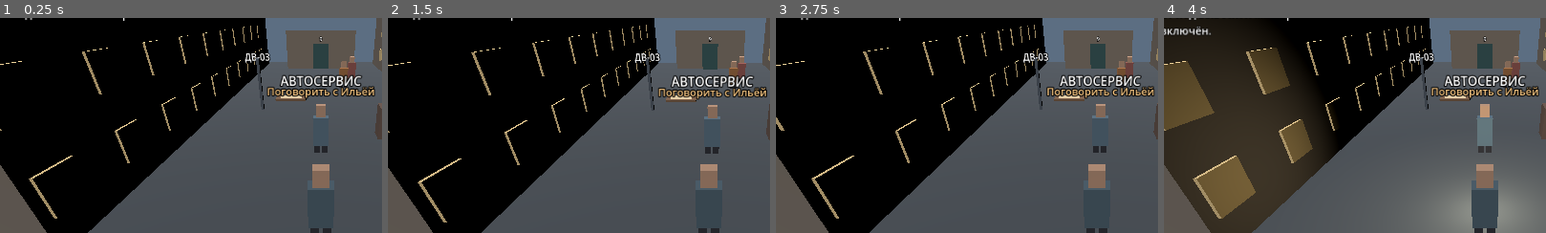
Above: before the commit, frames 1-4 (left to right).
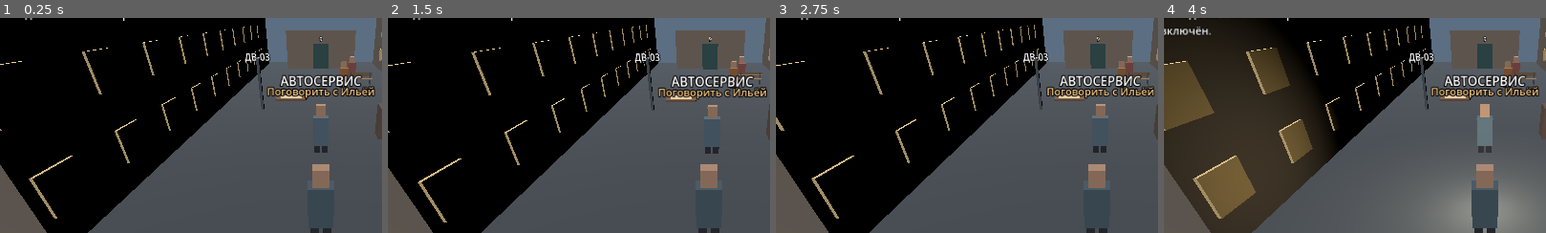
Above: after the commit, the same moments.

Repository: danilaextrem-afk/-
Game: Godot game, scene res://Content/District.tscn
Same seed, same stepped clock (60 frames per second), same inputs: the game is played once before the commit and once after it. This scene is started directly instead of the project's main scene.
Inputs:
- Up to frame 1 (0.25 s): no input
- Up to frame 2 (1.5 s): click "◀" at 0.5 s; click "▲" at 1.25 s
- Up to frame 3 (2.75 s): click "▼" at 2 s
- Up to frame 4 (4 s): click "▶" at 2.75 s; click "Фонарь [F]" at 3.5 s
The pictures show only the part of the screen within x 8-58%, y 9-59%; the shares and areas given below are measured in that part.

The runs differ from the first frame. In frame 1, 0.1% of the frame differs, in the area x 91-98%, y 25-32%; in frame 2, 0.1%; in frame 3, 0.1%; in frame 4, 0.1%.

Commit message:
Add courtyard bench and walkable obstacle boundaries to the district investigation

Diff:
--- a/Source/district.gd
+++ b/Source/district.gd
@@ -19,6 +19,9 @@
 	"На столе разложена старая карта. Сопоставь отметку у часовни с зарисовкой."
 
 ]
+const WALK_RADIUS := 0.36
+var yard_obstacles: Array[Rect2] = []
+var landing_obstacles: Array[Rect2] = []
 var stage := Stage.ILYA
 var evidence := ""
 var avatar := Node3D.new()
@@ -42,6 +45,46 @@
 var notice := ""
 var sign_mark := Node3D.new()
 
+func obstacle(layer: Node3D, center: Vector3, size: Vector3) -> void:
+	var extent := Vector2(size.x, size.z)
+	var bounds := Rect2(Vector2(center.x, center.z) - extent * .5, extent).grow(WALK_RADIUS)
+	if layer == outside:
+		yard_obstacles.append(bounds)
+	else:
+		landing_obstacles.append(bounds)
+
+func solid_box(layer: Node3D, center: Vector3, size: Vector3, color: String) -> void:
+	box(layer, center, size, color)
+	obstacle(layer, center, size)
+
+func build_bench(center: Vector3) -> void:
+	var bench := Node3D.new()
+	outside.add_child(bench)
+	bench.position = center
+	for end in [-.9, .9]:
+		for side in [-.22, .22]:
+			box(bench,Vector3(end,.22,side),Vector3(.08,.44,.08),"484e50")
+		box(bench,Vector3(end,.65,-.23),Vector3(.08,.70,.08),"484e50")
+	for slat in [-.18,0,.18]:
+		box(bench,Vector3(0,.47,slat),Vector3(2.2,.07,.15),"89735c")
+	for height in [.75,.94]:
+		box(bench,Vector3(0,height,-.24),Vector3(2.2,.14,.06),"79634e")
+	obstacle(outside,center,Vector3(2.2,1,.56))
+
+# Sweep one horizontal axis at a time so contact allows sliding along a face.
+func walk_axis(point: Vector2, axis: int, distance: float, bounds: Array[Rect2]) -> Vector2:
+	var across := 1 - axis
+	var destination := point[axis] + distance
+	for area in bounds:
+		if point[across] <= area.position[across] or point[across] >= area.end[across]:
+			continue
+		if distance > 0 and point[axis] <= area.position[axis]:
+			destination = minf(destination, area.position[axis])
+		elif distance < 0 and point[axis] >= area.end[axis]:
+			destination = maxf(destination, area.end[axis])
+	point[axis] = destination
+	return point
+
 func make_world() -> void:
 	for node in [outside,inside,avatar,marker]:
 		add_child(node)
@@ -53,9 +96,9 @@
 				box(outside,Vector3(side*6.95,1.6+floor_id*2.4,-col*3.3),Vector3(.09,1.2,1.3),"d9bd86")
 	label(outside,Vector3(0,3,-7),"АВТОСЕРВИС")
 	person(outside,TARGETS[0],"556c7d")
-	box(outside,TARGETS[1]+Vector3.UP*.8,Vector3(2,1.6,1),"635047")
+	solid_box(outside,TARGETS[1]+Vector3.UP*.8,Vector3(2,1.6,1),"635047")
 	box(outside,TARGETS[1]+Vector3.UP*1.8,Vector3(.7,.45,.35),"25323c")
-	box(outside,TARGETS[2]+Vector3.UP*1.6,Vector3(.18,3.2,.18),"4d5661")
+	solid_box(outside,TARGETS[2]+Vector3.UP*1.6,Vector3(.18,3.2,.18),"4d5661")
 	label(outside,TARGETS[2]+Vector3.UP*3.3,"ДВ-03")
 	person(outside,TARGETS[3],"8e534d")
 	box(outside,Vector3(0,2,-31),Vector3(8,4,1),"7d7267")
@@ -67,7 +110,7 @@
 	for i in range(5):
 		box(inside,Vector3(-3+i*.6,1.4,-7),Vector3(.53,.75,.3),"737e86")
 	for door_x in [-3,3]:
-		box(inside,Vector3(door_x,1.4,-16.8),Vector3(1.75,2.8,.32),"675451")
+		solid_box(inside,Vector3(door_x,1.4,-16.8),Vector3(1.75,2.8,.32),"675451")
 	inside.add_child(sign_mark)
 	sign_mark.position = Vector3(-3,1.45,-16.58)
 	var ring := TorusMesh.new()
@@ -80,11 +123,12 @@
 	box(sign_mark,Vector3(0,0,.02),Vector3(.045,.75,.05),"d5bf97").rotation.z = -.45
 	inside.add_child(knock)
 	knock.position = TARGETS[Stage.LISTEN] + Vector3.UP
-	box(inside,knock.position,Vector3(.22,2.7,.22),"8b7158")
+	solid_box(inside,knock.position,Vector3(.22,2.7,.22),"8b7158")
 	outside.add_child(survivor)
 	person(survivor,Vector3(-1,0,-20),"4f6454")
+	build_bench(Vector3(3.7,0,-21.4))
 	person(outside,TARGETS[Stage.MARINA],"99663d")
-	box(outside,TARGETS[Stage.ARCHIVE]+Vector3.UP*.76,Vector3(2,.14,1.1),"765943")
+	solid_box(outside,TARGETS[Stage.ARCHIVE]+Vector3.UP*.76,Vector3(2,.14,1.1),"765943")
 	box(outside,TARGETS[Stage.ARCHIVE]+Vector3.UP*.85,Vector3(1.4,.025,.8),"dcc69f")
 	outside.add_child(archive_sheet)
 	archive_sheet.position = TARGETS[Stage.ARCHIVE]+Vector3.UP*.875
@@ -241,7 +285,11 @@
 	var direction := Input.get_vector("ui_left","ui_right","ui_up","ui_down")
 	direction += Vector2(float(keys.ui_right.button_pressed)-float(keys.ui_left.button_pressed),float(keys.ui_down.button_pressed)-float(keys.ui_up.button_pressed))
 	direction = direction.limit_length()
-	avatar.position += Vector3(direction.x,0,direction.y)*delta*4.6
+	var bounds := landing_obstacles if inside.visible else yard_obstacles
+	var point := Vector2(avatar.position.x, avatar.position.z)
+	point = walk_axis(point, 0, direction.x * delta * 4.6, bounds)
+	point = walk_axis(point, 1, direction.y * delta * 4.6, bounds)
+	avatar.position = Vector3(point.x, avatar.position.y, point.y)
 	avatar.position.x = clampf(avatar.position.x,-5,5)
 	avatar.position.z = clampf(avatar.position.z,-19 if inside.visible else -30,1)
 	if stage == Stage.LISTEN:
--- /dev/null
+++ b/Tests/district_obstacle_test.gd
@@ -0,0 +1,28 @@
+extends SceneTree
+
+func _initialize() -> void:
+	call_deferred("run")
+
+func run() -> void:
+	var yard = preload("res://Content/District.tscn").instantiate()
+	root.add_child(yard)
+	yard.avatar.position = Vector3(3.7,0,-18)
+	Input.action_press("ui_up")
+	yard._physics_process(2)
+	var stop: float = yard.avatar.position.z
+	var ok := is_equal_approx(stop,-21.4+.28+.36)
+	Input.action_press("ui_left")
+	yard._physics_process(.2)
+	ok = ok and yard.avatar.position.x < 3.7 and is_equal_approx(yard.avatar.position.z,stop)
+	yard._physics_process(.4)
+	ok = ok and yard.avatar.position.z < stop
+	Input.action_release("ui_left")
+	yard.stage = yard.Stage.LANDING
+	yard.set_view()
+	yard.avatar.position = Vector3(3,0,-14)
+	yard._physics_process(2)
+	ok = ok and is_equal_approx(yard.avatar.position.z,-16.8+.16+.36)
+	Input.action_release("ui_up")
+	yard.free()
+	print("Bench contact, slide, bypass and landing door: ",ok)
+	quit(int(not ok))
Not shown, changed: Docs/07_PROGRESS_STATE.md
